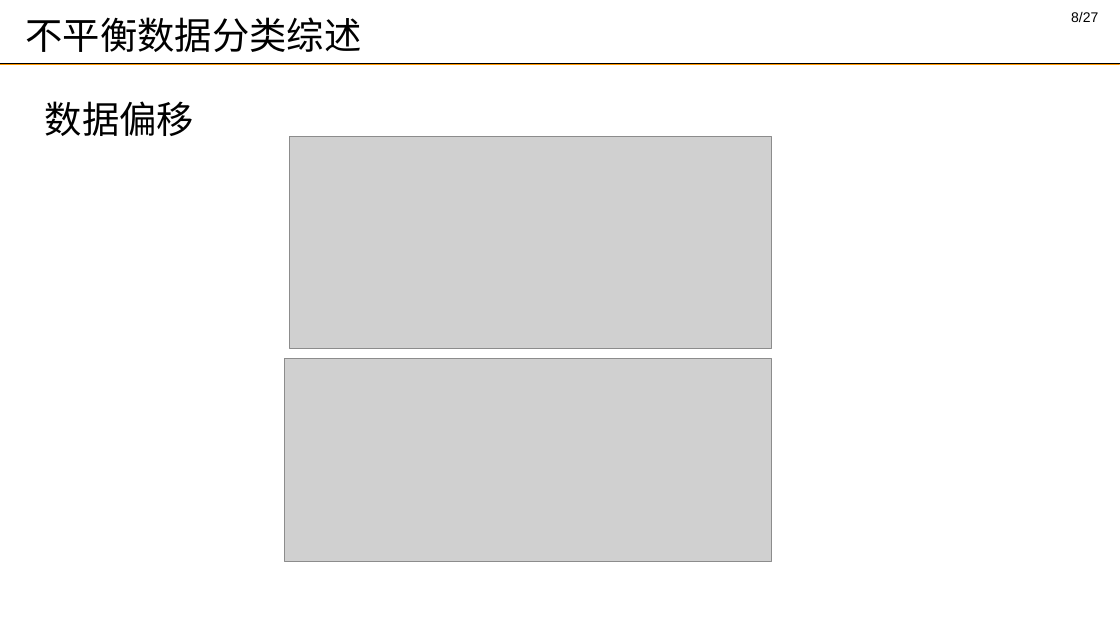
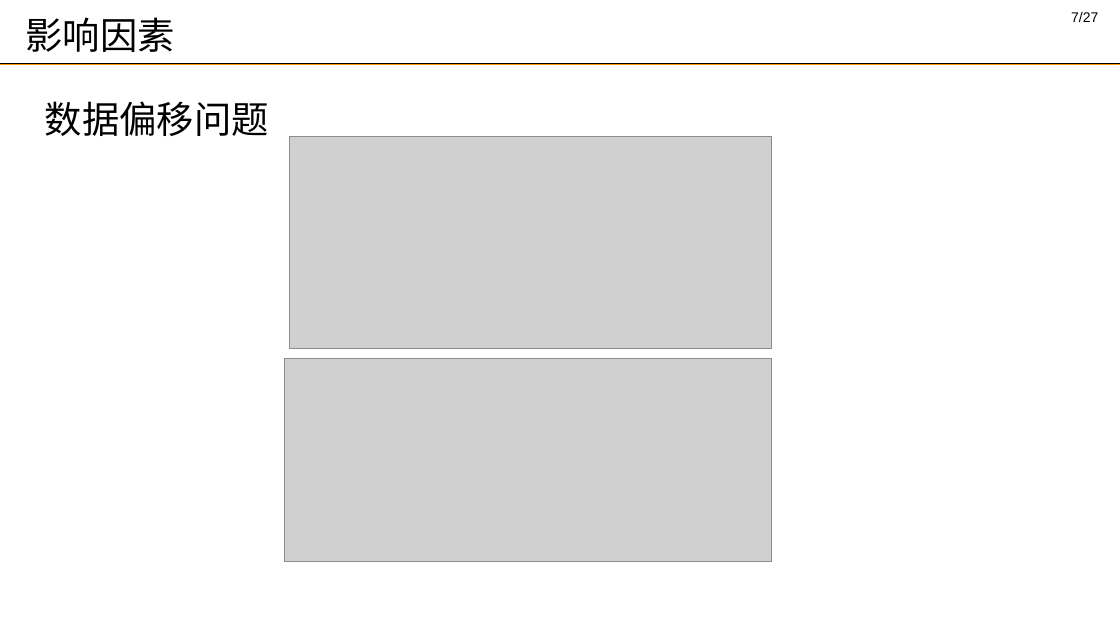
Before and after one commit to DMRookie/finaldesign, a slide deck: slide 7 of 答辩_谢思发_2.pptx (slide 8 before the commit). Drawn at 1120x630 pixels with LibreOffice and Linux fonts; fonts in the diff are those of the drawing; grey boxes stand for pictures; background and template pictures are left out. Boxes give left, top, right and bottom in pixels: in the first picture for what was removed or moved away, otherwise in the second. Text is boxed around its words. In the diff, an @@ line names an element or a change of style, - is before the commit and + after.

```diff
--- a/答辩_谢思发_2.pptx
+++ b/答辩_谢思发_2.pptx
@@ title at (25, 17, 174, 52): text changed @@
-不平衡数据分类综述
+影响因素
@@ page number at (1071, 12, 1098, 22): text changed @@
-8/27
+7/27
@@ text at (45, 101, 269, 136): text changed @@
-数据偏移
+数据偏移问题
```
Also in this commit, not shown: 9 other slides changed, 1 slide added, 2 slides removed, 1 other file.
